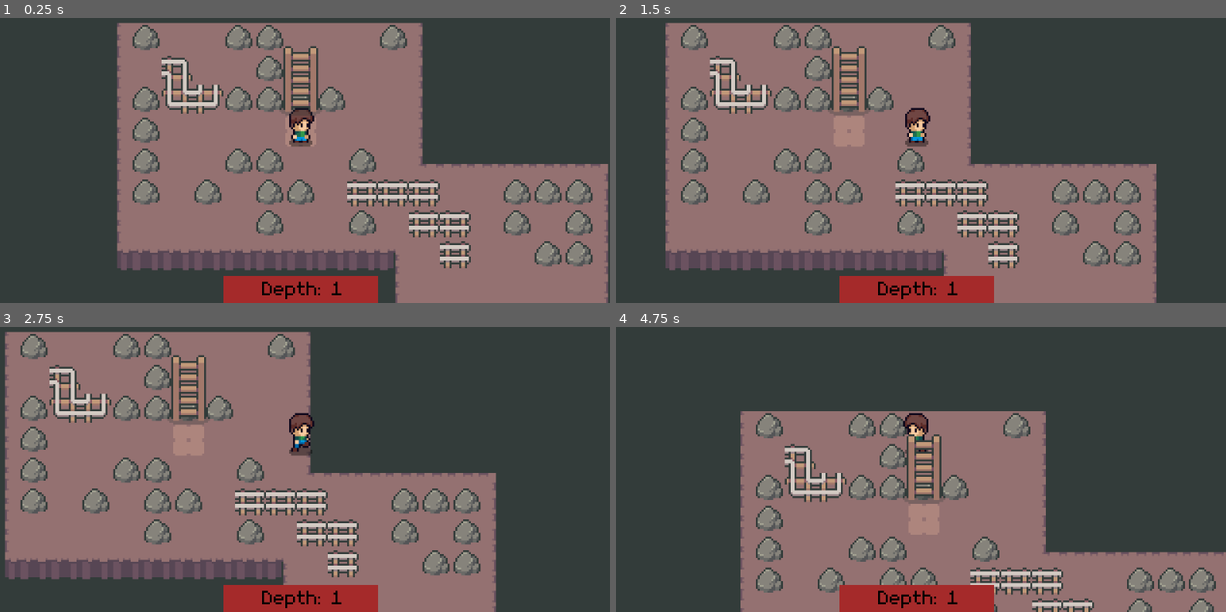
Above: before the commit, frames 1-4 (two rows, left to right).
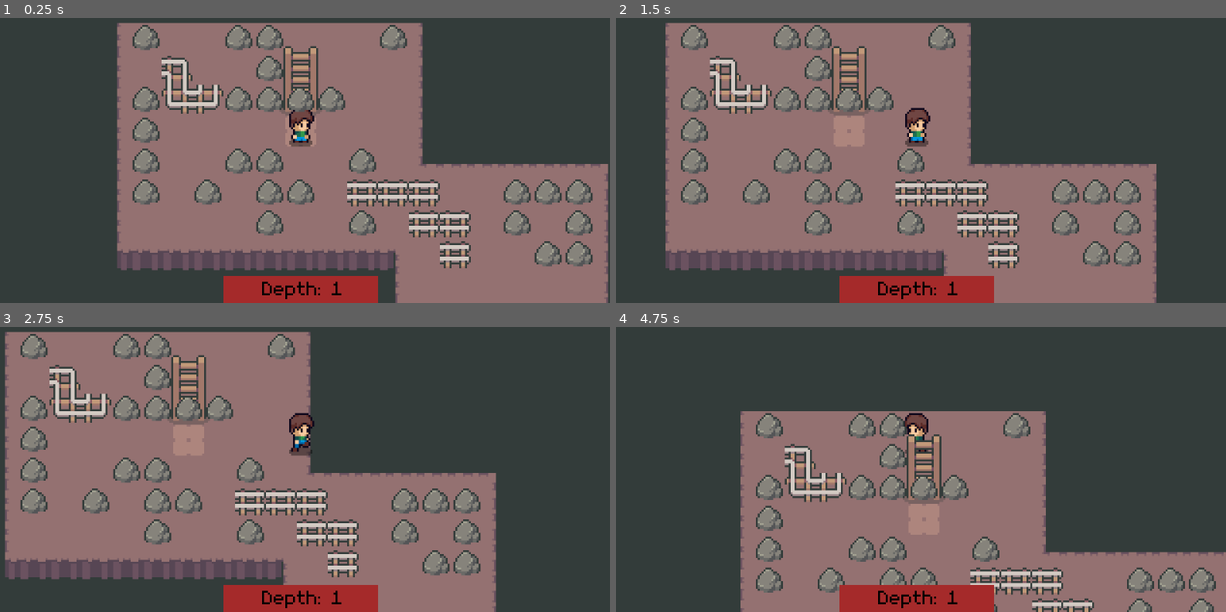
Above: after the commit, the same moments.

Repository: serprathamsharma/Mine-Rogue
Game: Godot game, scene res://main.tscn
The game is run twice, just before and just after one commit, with the same random seed, the same clock (stepped at 60 frames per second) and the same inputs. Sound files missing from this copy of the repository are replaced by a short silence.
Inputs:
- Up to frame 1 (0.25 s): no input
- Up to frame 2 (1.5 s): tap Enter at 0.5 s; hold D (right) 0.53-1.28 s; hold Space (use_pickaxe) 0.53-1.28 s; hold L (climb_down_ladder) from 1.28 s (still down); tap Space (use_pickaxe) at 1.35 s
- Up to frame 3 (2.75 s): tap Space (use_pickaxe) at 2 s; release L (climb_down_ladder) at 2.03 s; hold D (right) from 2.03 s (still down); hold Space (use_pickaxe) from 2.03 s (still down)
- Up to frame 4 (4.75 s): release D (right) at 2.78 s; release Space (use_pickaxe) at 2.78 s; hold W (up) 2.78-3.53 s; tap Space (use_pickaxe) at 2.85, 4.35 s; hold Space (use_pickaxe) 3.53-4.28 s; hold A (left) from 3.53 s (still down)

The runs differ from the first frame. In frame 1, 0.3% of the frame differs, in the area x 47-52%, y 24-34%; in frame 2, 0.2%; in frame 3, 0.2%; in frame 4, 0.3%.

Commit message:
exit ladder

Diff:
--- a/main.gd
+++ b/main.gd
@@ -10,3 +10,7 @@
 	hud.set_inventory(level.player.inventory)
 
 	level.change_depth.connect(hud.update_depth)
+
+
+func _on_level_exit_mine() -> void:
+	print("exit")
--- a/main.tscn
+++ b/main.tscn
@@ -10,3 +10,5 @@
 [node name="Level" parent="." unique_id=28304679 instance=ExtResource("1_ig7tw")]
 
 [node name="HUD" parent="." unique_id=737976172 instance=ExtResource("2_0xm2m")]
+
+[connection signal="exit_mine" from="Level" to="." method="_on_level_exit_mine"]
--- a/scenes/level.tscn
+++ b/scenes/level.tscn
@@ -13,6 +13,7 @@
 [ext_resource type="PackedScene" uid="uid://cy3qqmvvoamen" path="res://scenes/exit_ladder.tscn" id="11_t1rx8"]
 
 [node name="Level" type="Node2D" unique_id=28304679]
+y_sort_enabled = true
 script = ExtResource("1_olg7q")
 rock_types = Array[ExtResource("2_olg7q")]([ExtResource("3_w8frs"), ExtResource("4_t1rx8"), ExtResource("6_64w2a"), ExtResource("7_fpun6"), ExtResource("5_8iemx")])
 
@@ -32,3 +33,4 @@
 position = Vector2(89, 44)
 
 [connection signal="broken" from="RockContainer/Rock" to="." method="_on_rock_broken"]
+[connection signal="ladder_used" from="ExitLadder" to="." method="_on_exit_ladder_ladder_used"]
--- a/scripts/level.gd
+++ b/scripts/level.gd
@@ -26,6 +26,7 @@
 var rocks_remaining: int = 0
 
 signal change_depth
+signal exit_mine
 
 # Called when the node enters the scene tree for the first time.
 func _ready() -> void:
@@ -149,3 +150,11 @@
 	current_depth += 1
 	change_depth.emit(current_depth)
 	setup_map()
+
+
+
+func _on_exit_ladder_ladder_used() -> void:
+	if !player.can_move:
+		return #if player is alr using the ladder then skip this logic
+	player.can_move = false
+	exit_mine.emit()
--- a/scripts/player.gd
+++ b/scripts/player.gd
@@ -7,6 +7,7 @@
 var last_direction: Vector2 = Vector2.RIGHT
 var detected_rocks: Array = []
 var pickaxe_strength: int = 1
+var can_move: bool = true
 
 var inventory = Inventory
 
@@ -25,6 +26,8 @@
 	position = pos
 
 func _physics_process(_delta: float) -> void:
+	if !can_move:
+		return
 
 	#handle mining input
 	if Input.is_action_pressed("use_pickaxe") and mining_timer.is_stopped():
